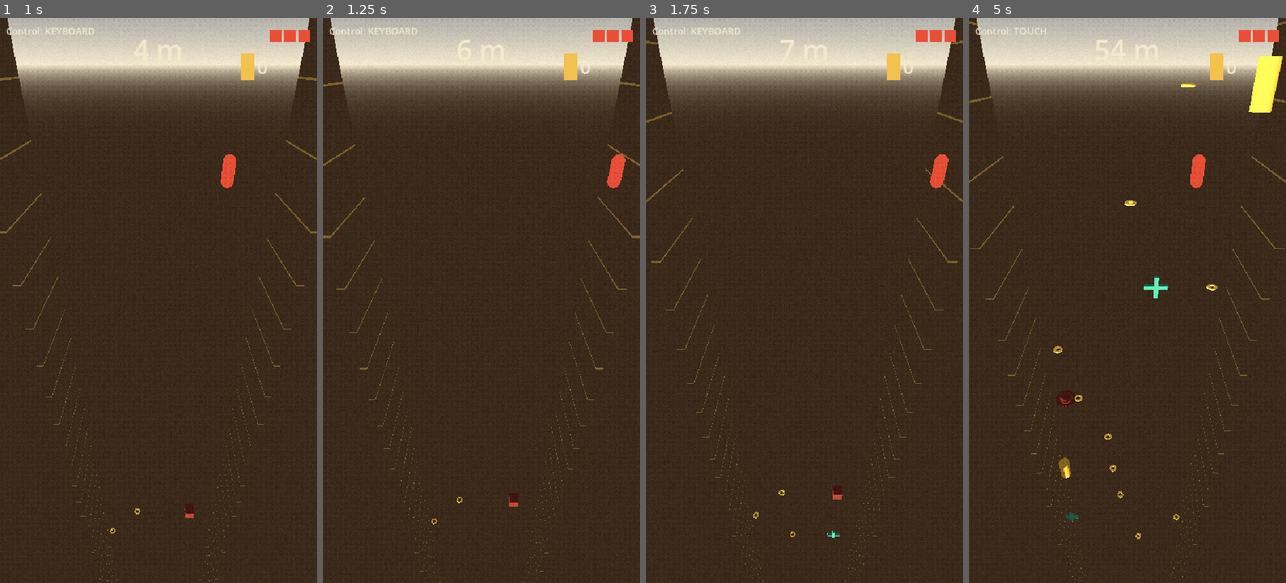
Above: before the commit, frames 1-4 (left to right).
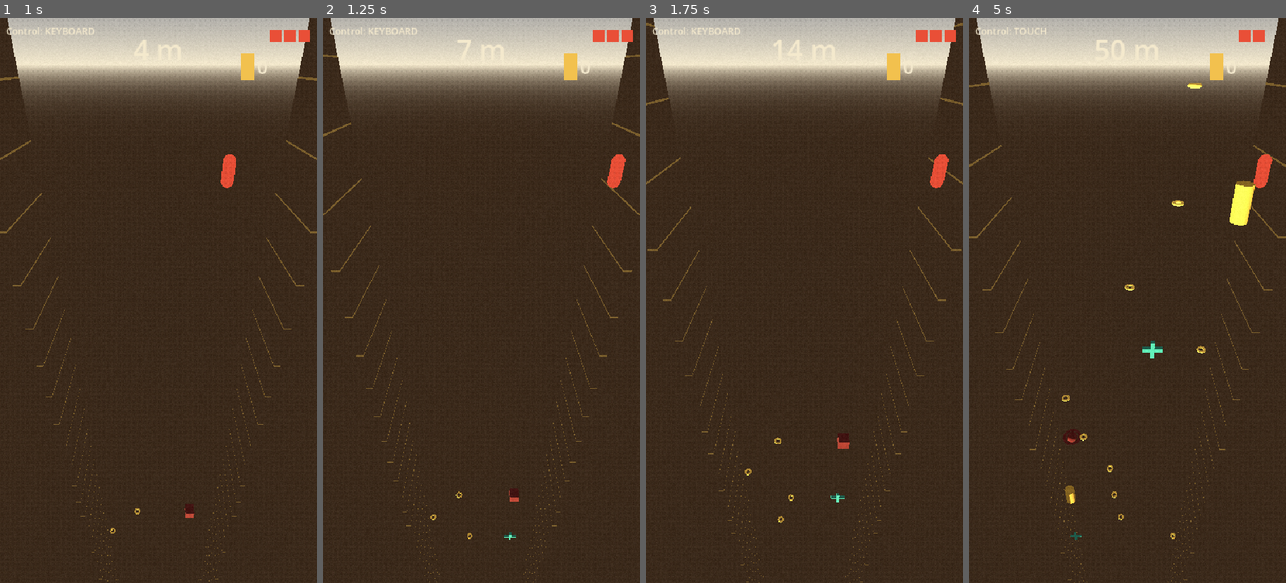
Above: after the commit, the same moments.

Repository: quvntvn/Hyperdive
Game: Godot game, scene res://scenes/game/main_game.tscn
The game is run twice, just before and just after one commit, with the same random seed, the same clock (stepped at 60 frames per second) and the same inputs.
Inputs (mouse positions are in pixels of both pictures, inside the frame that each line leads up to):
- Up to frame 1 (1 s): tap Enter at 0.5 s; move the mouse to (228, 272) at 0.52 s; hold D (move_right) from 0.53 s (still down); tap 1 at 0.6 s; click (228, 272) at 0.67 s
- Up to frame 2 (1.25 s): keep holding D (move_right)
- Up to frame 3 (1.75 s): release D (move_right) at 1.25 s; drag from (741, 328) to (788, 413) at 1.27 s
- Up to frame 4 (5 s): move the mouse to (1159, 176) at 2.02 s; hold D (move_right) 2.03-2.75 s; tap 3 at 2.1 s; drag from (1111, 413) to (1032, 215) at 2.77 s; move the mouse to (1222, 385) at 3.52 s; hold A (move_left) 3.53-4.25 s; tap 2 at 3.6 s; drag from (1032, 215) to (1079, 159) at 4.27 s

Frame 1 is identical in both runs. In frame 2, 1.4% of the frame differs, in the area x 0-100%, y 3-100%; in frame 3, 1.5%; in frame 4, 3.8%, in the area x 0-100%, y 0-100%.

Commit message:
fix(physics): PhysicsMaterial frictionless sur les murs pour ne plus freiner la chute
Co-Authored-By: Claude Sonnet 4.6 <noreply@anthropic.com>

Diff:
--- a/hyperdive/scenes/gameplay/corridor_walls.tscn
+++ b/hyperdive/scenes/gameplay/corridor_walls.tscn
@@ -17,11 +17,18 @@
 [sub_resource type="BoxShape3D" id="WallShape_1"]
 size = Vector3(0.3, 200.0, 4.0)
 
+[sub_resource type="PhysicsMaterial" id="WallPhysMat_1"]
+friction = 0.0
+rough = false
+bounce = 0.0
+absorbent = false
+
 [node name="CorridorWalls" type="Node3D"]
 script = ExtResource("Script_1")
 
 [node name="LeftWall" type="StaticBody3D" parent="."]
 transform = Transform3D(1, 0, 0, 0, 1, 0, 0, 0, 1, -5.0, 0, 0)
+physics_material_override = SubResource("WallPhysMat_1")
 
 [node name="MeshInstance3D" type="MeshInstance3D" parent="LeftWall"]
 mesh = SubResource("WallMesh_1")
@@ -32,6 +39,7 @@
 
 [node name="RightWall" type="StaticBody3D" parent="."]
 transform = Transform3D(1, 0, 0, 0, 1, 0, 0, 0, 1, 5.0, 0, 0)
+physics_material_override = SubResource("WallPhysMat_1")
 
 [node name="MeshInstance3D" type="MeshInstance3D" parent="RightWall"]
 mesh = SubResource("WallMesh_1")
Not shown: 1 places in hyperdive/scenes/gameplay/corridor_walls.tscn that only renumber resources
